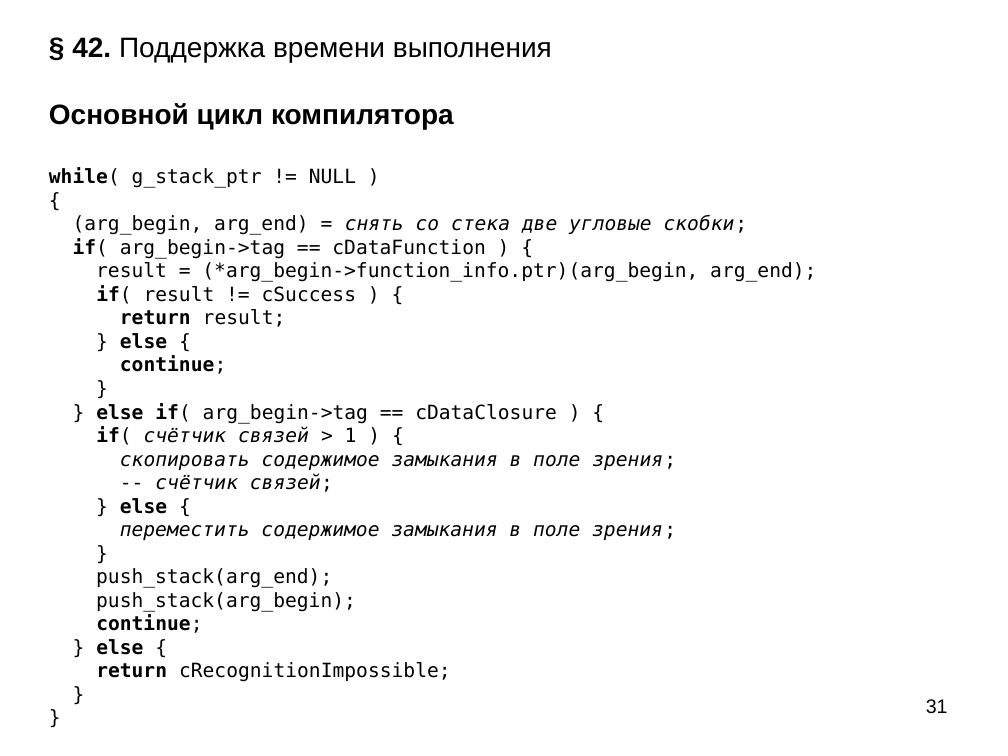
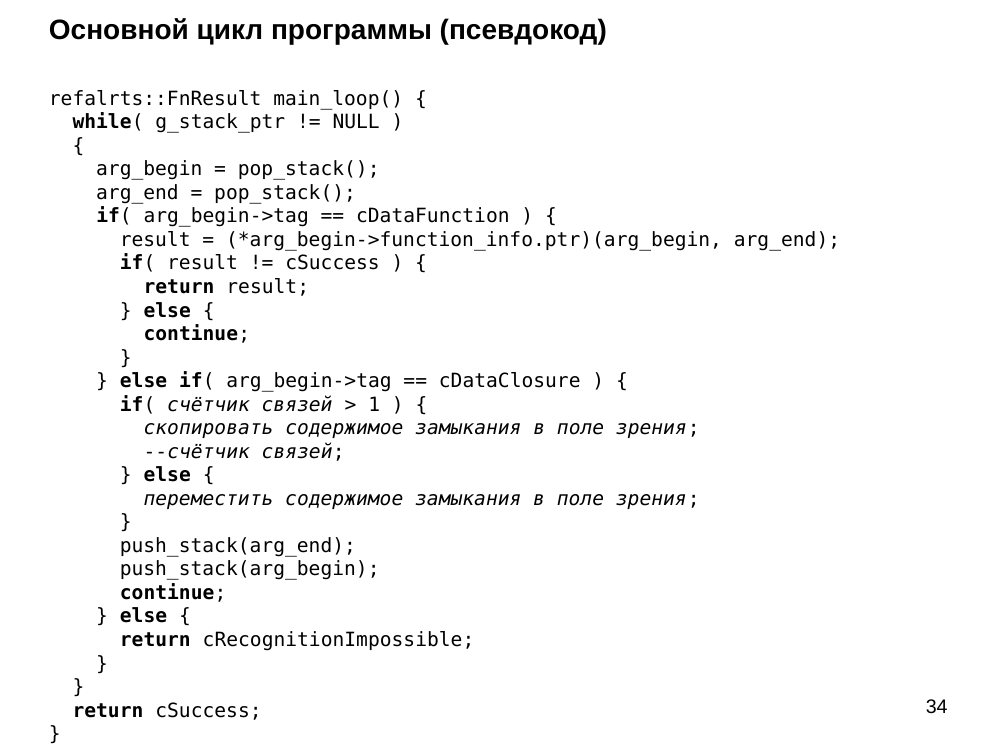
Before and after one commit to bmstu-iu9/refal-5-lambda, a slide deck: slide 34 of doc/Компилятор Простого Рефала.ppt (slide 31 before the commit). Drawn at 1008x756 pixels with LibreOffice and Linux fonts; fonts in the diff are those of the drawing. Boxes give left, top, right and bottom in pixels: in the first picture for what was removed or moved away, otherwise in the second. Text is boxed around its words. In the diff, an @@ line names an element or a change of style, - is before the commit and + after.

```diff
--- a/doc/Компилятор Простого Рефала.ppt
+++ b/doc/Компилятор Простого Рефала.ppt
@@ title "Основной цикл программы (псевдокод) refalrts::FnResult ..." at bbox=[49, 18, 840, 720]: vertical alignment top to middle @@
@@ title at bbox=[49, 18, 840, 720]: text changed @@
-§ 42. Поддержка времени выполнения
-Основной цикл компилятора
-while( g_stack_ptr != NULL )
-{
-(arg_begin, arg_end) = снять со стека две угловые скобки;
-if( arg_begin->tag == cDataFunction ) {
-result = (*arg_begin->function_info.ptr)(arg_begin, arg_end);
-if( result != cSuccess ) {
-return result;
-} else {
-continue;
-}
-} else if( arg_begin->tag == cDataClosure ) {
-if( счётчик связей > 1 ) {
-скопировать содержимое замыкания в поле зрения;
--- счётчик связей;
-} else {
-переместить содержимое замыкания в поле зрения;
-}
-push_stack(arg_end);
-push_stack(arg_begin);
-continue;
-} else {
-return cRecognitionImpossible;
-}
-}
+Основной цикл программы (псевдокод)
+refalrts::FnResult main_loop() {
+while( g_stack_ptr != NULL )
+{
+arg_begin = pop_stack();
+arg_end = pop_stack();
+if( arg_begin->tag == cDataFunction ) {
+result = (*arg_begin->function_info.ptr)(arg_begin, arg_end);
+if( result != cSuccess ) {
+return result;
+} else {
+continue;
+}
+} else if( arg_begin->tag == cDataClosure ) {
+if( счётчик связей > 1 ) {
+скопировать содержимое замыкания в поле зрения;
+--счётчик связей;
+} else {
+переместить содержимое замыкания в поле зрения;
+}
+push_stack(arg_end);
+push_stack(arg_begin);
+continue;
+} else {
+return cRecognitionImpossible;
+}
+}
+return cSuccess;
+}
@@ page number at bbox=[926, 699, 948, 714]: text changed @@
-31
+34
```
Also in this commit, not shown: 13 other slides changed, 3 slides added, 1 other file.
